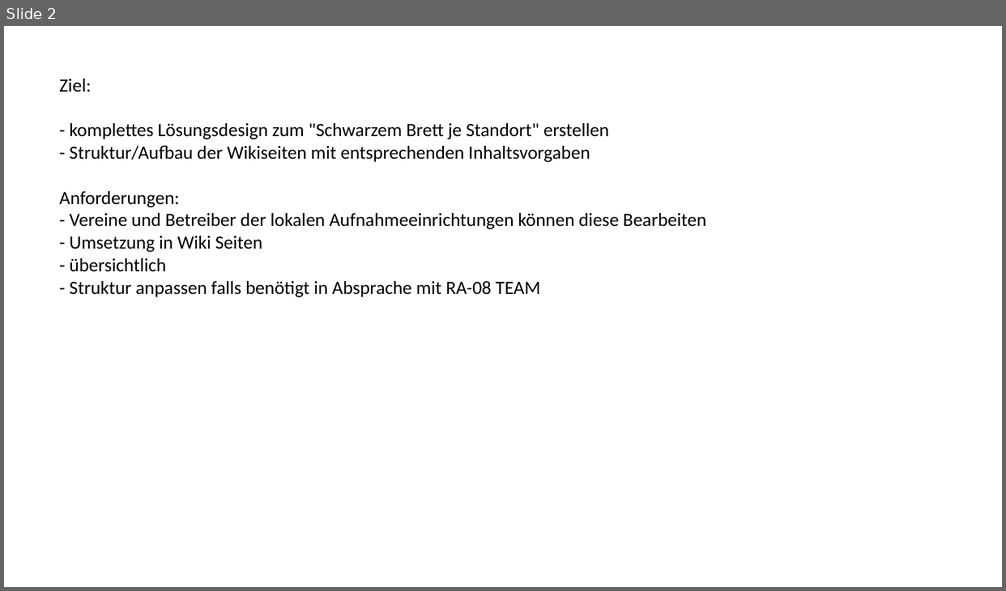
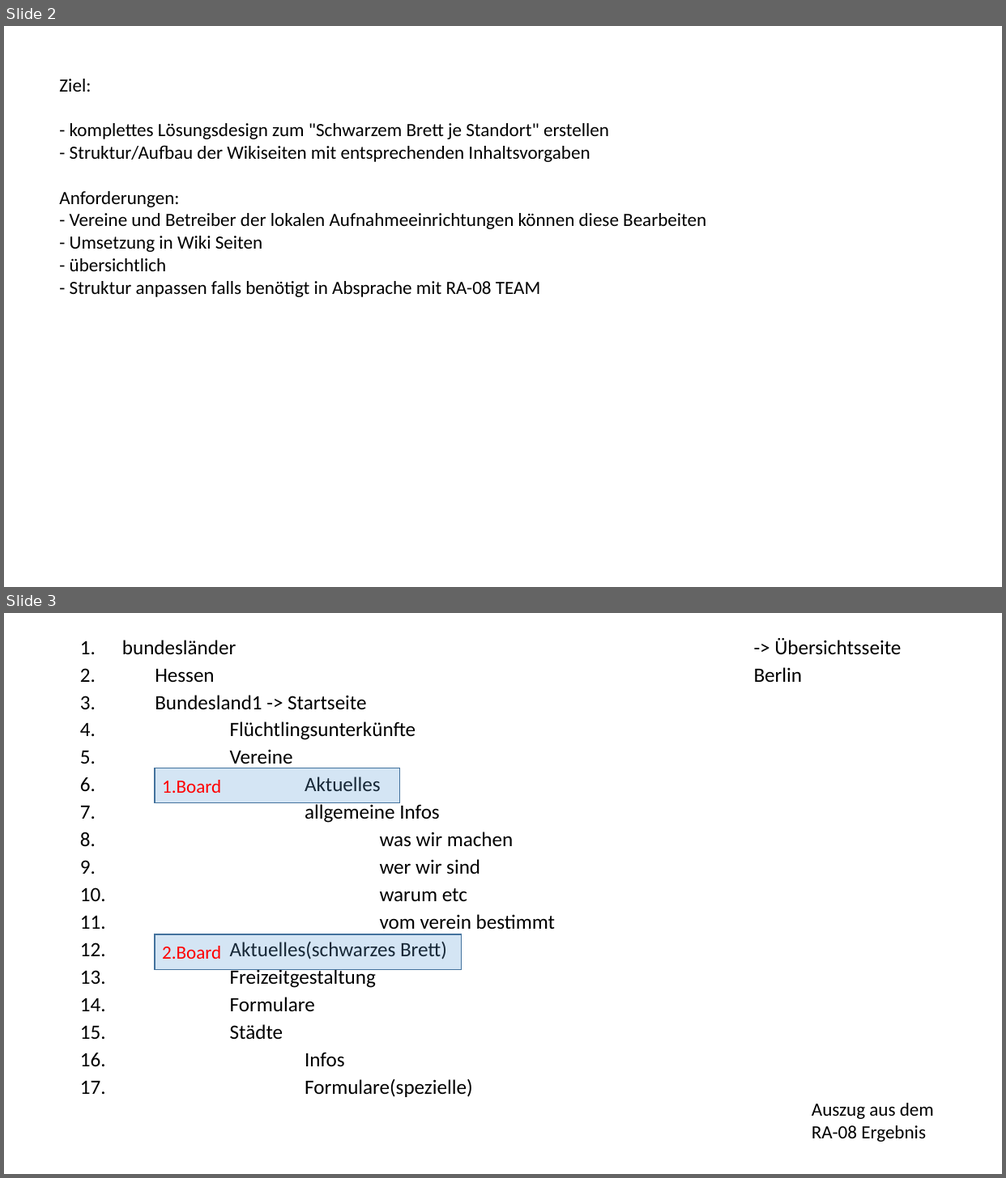
Before and after one commit to RefugeesWelcomeApp/ApplicationDevelopment, a slide deck: Solution_Design/Story Board/Storys/RA-35-Schwarzes Brett/RA-35-Schwarzes Brett.pptx. Shown one above the other, each under a label of ours: slide 2 before the commit, slides 2 and 3 after it. The pictures are 1006x591 and 1006x1178 pixels, drawn with LibreOffice and Linux fonts; fonts in the diff are those of the drawing. Boxes give left, top, right and bottom in pixels: in the first picture for what was removed or moved away, otherwise in the second. Text is boxed around its words. In the diff, an @@ line names an element or a change of style, - is before the commit and + after.

Commit message:
Update RA-35

```diff
--- a/Solution_Design/Story Board/Storys/RA-35-Schwarzes Brett/RA-35-Schwarzes Brett.pptx
+++ b/Solution_Design/Story Board/Storys/RA-35-Schwarzes Brett/RA-35-Schwarzes Brett.pptx
@@ slide 3 added at [4, 613, 1002, 1174], background #FFFFFF @@
@@ text added at [122, 640, 555, 1097], 19.6 pt, text #000000 @@
+1. bundesländer -> Übersichtsseite
+2. Hessen Berlin
+3. Bundesland1 -> Startseite
+4. Flüchtlingsunterkünfte
+5. Vereine
+6. Aktuelles
+7. allgemeine Infos
+8. was wir machen
+9. wer wir sind
+10. warum etc
+11. vom verein bestimmt
+12. Aktuelles(schwarzes Brett)
+13. Freizeitgestaltung
+14. Formulare
+15. Städte
+16. Infos
+17. Formulare(spezielle)
@@ rectangle added at [155, 768, 400, 803], fill #5B9BD5 at 26% opacity, outline #43739E 1 pt, 18 pt, text #FF0000 @@
+1.Board
@@ rectangle added at [155, 935, 462, 970], fill #5B9BD5 at 26% opacity, outline #43739E 1 pt, 18 pt, text #FF0000 @@
+2.Board
@@ text added at [812, 1103, 934, 1142], 18 pt, text #000000 @@
+Auszug aus dem RA-08 Ergebnis
```
Also in this commit, not shown: 3 other slides added, 6 slides removed.
